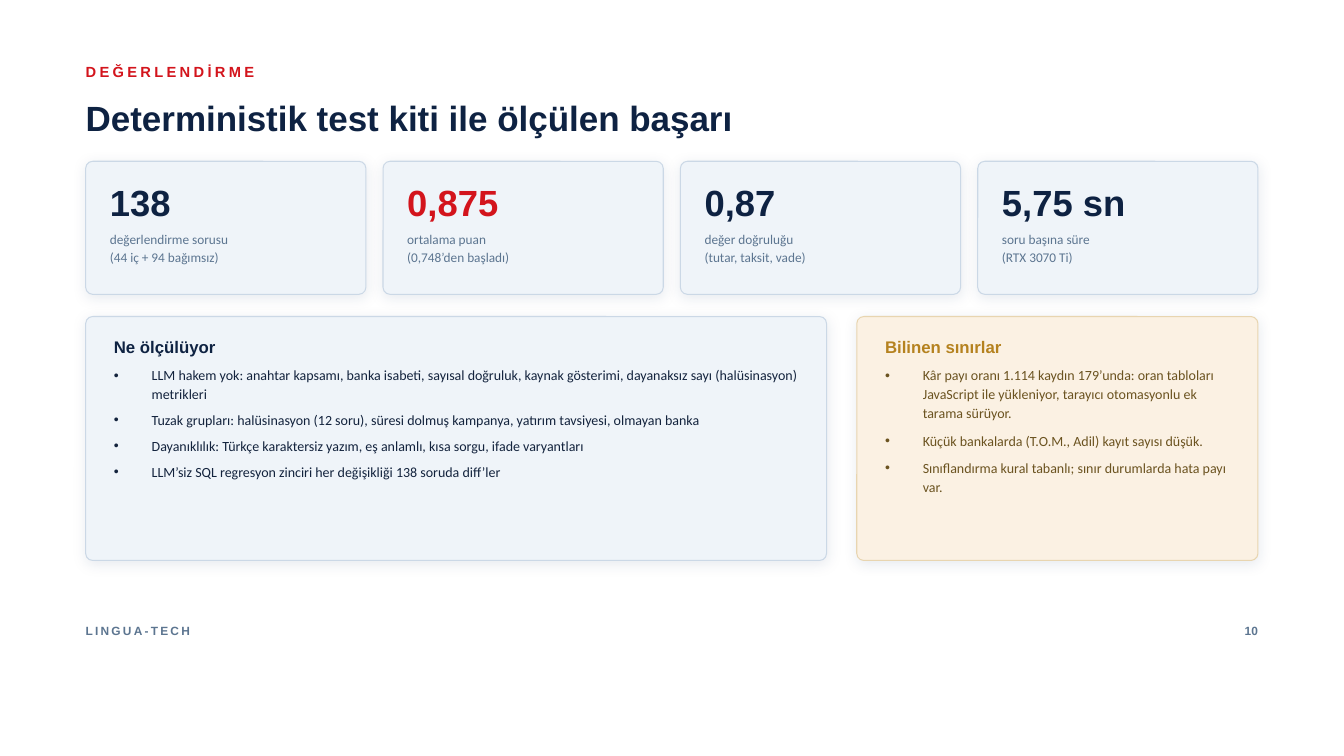
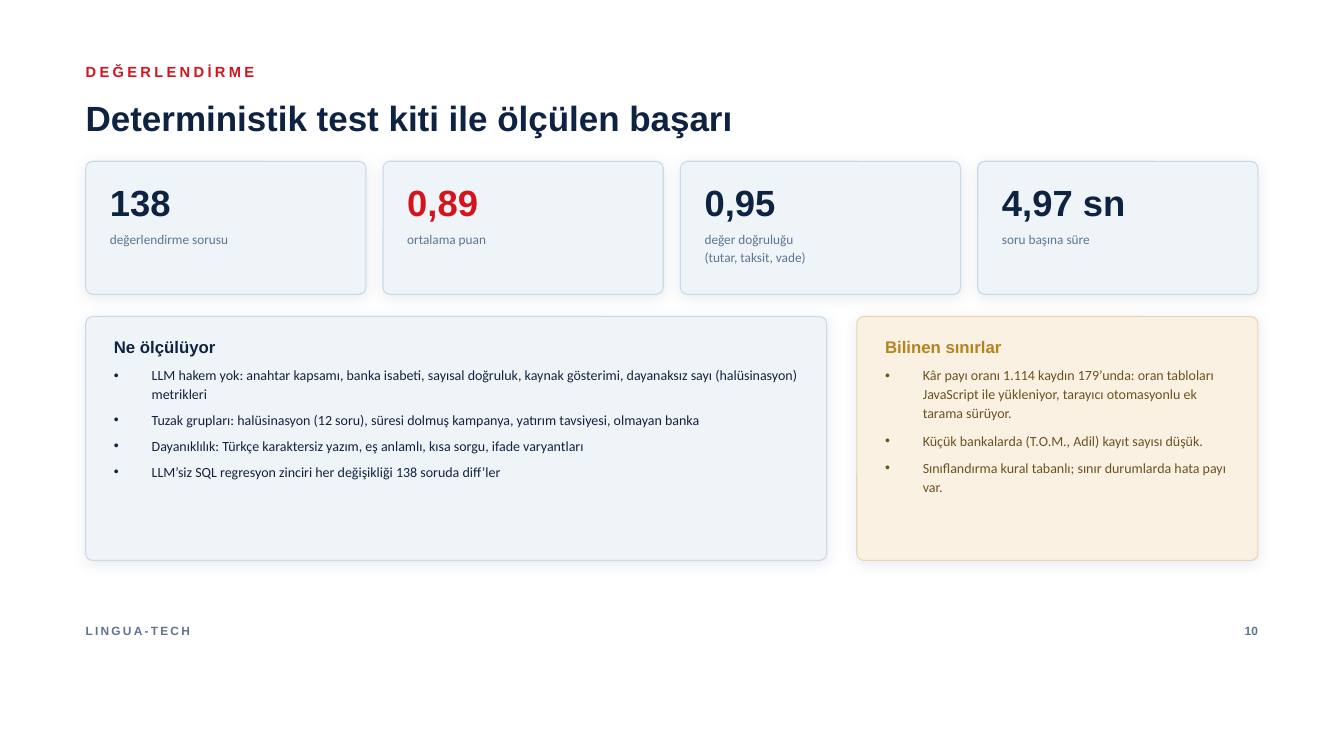
Before and after one commit to AUGM-IEEE-IKU-LINGUATECH/YapayZekaDilAjanlari, a slide deck: slide 11 of LinguaTechSunum.pptx. Drawn at 1344x756 pixels with LibreOffice and Linux fonts; fonts in the diff are those of the drawing; background and template pictures are left out. Boxes give left, top, right and bottom in pixels: in the first picture for what was removed or moved away, otherwise in the second. Text is boxed around its words. In the diff, an @@ line names an element or a change of style, - is before the commit and + after.

```diff
--- a/LinguaTechSunum.pptx
+++ b/LinguaTechSunum.pptx
@@ text at (407,190,478,222): text changed @@
-0,875
+0,89
@@ text at (705,190,776,222): text changed @@
-0,87
+0,95
@@ text at (1002,190,1125,222): text changed @@
-5,75 sn
+4,97 sn
@@ text at (110,252,219,264): paragraph removed @@
-(44 iç + 94 bağımsız)
@@ text at (407,252,509,264): paragraph removed @@
-(0,748’den başladı)
@@ text at (1002,252,1073,264): paragraph removed @@
-(RTX 3070 Ti)
```
Also in this commit, not shown: 2 other slides changed, 12 other files.
